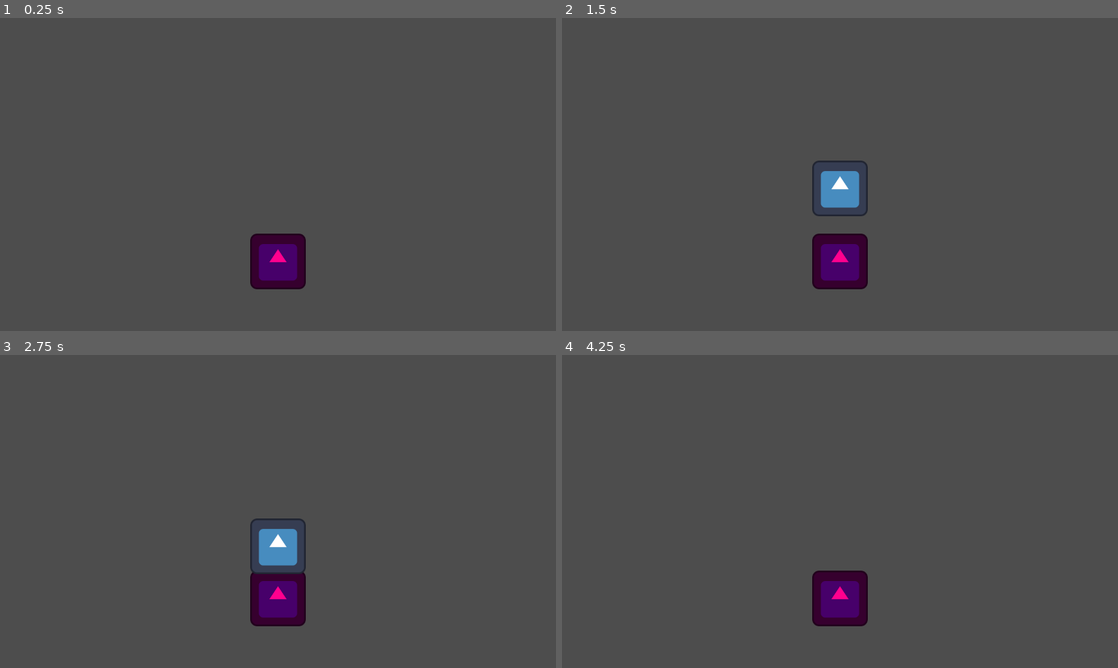
Above: before the commit, frames 1-4 (two rows, left to right).
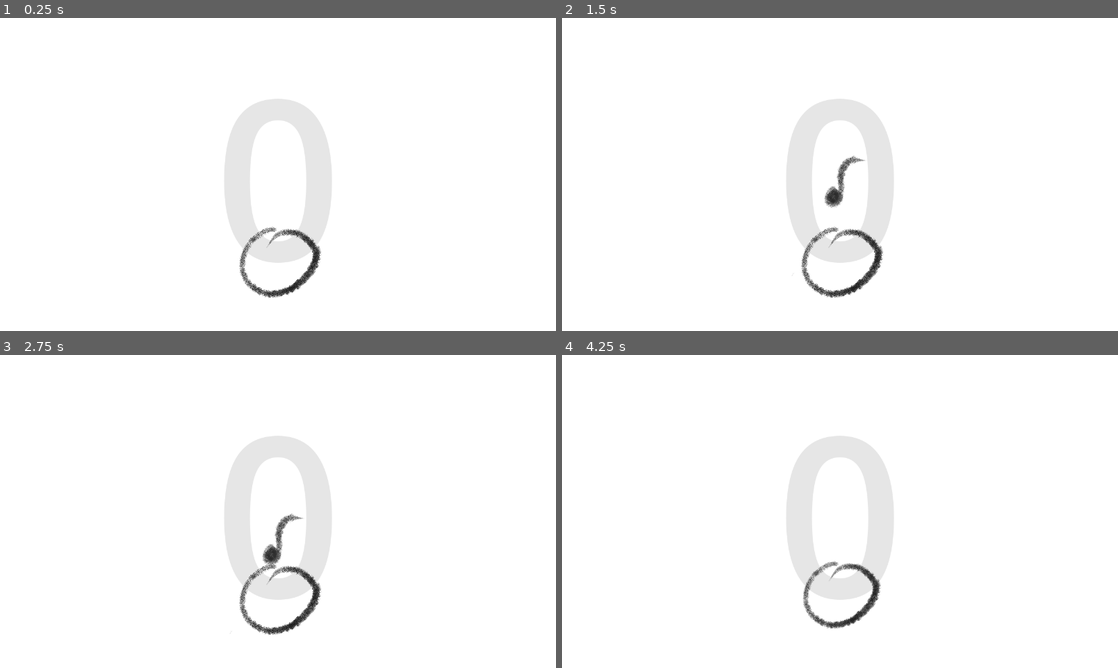
Above: after the commit, the same moments.

Repository: jdcalvelli/prototype-studio-prompt-10
Game: Godot game, scene res://scenes/main_scene.tscn
Same seed, same stepped clock (60 frames per second), same inputs: the game is played once before the commit and once after it. The engine's default icon, where the game draws it, is replaced by a stand-in: a white triangle on a blue panel in a dark square.
Inputs:
- Up to frame 1 (0.25 s): no input
- Up to frame 2 (1.5 s): no input
- Up to frame 3 (2.75 s): no input
- Up to frame 4 (4.25 s): no input

The runs differ from the first frame. In frame 1, 100% of the frame differs, in the area x 0-100%, y 0-100%; in frame 2, 100%; in frame 3, 100%; in frame 4, 100%.

Commit message:
adding new sprites, some added juice and score

Diff:
--- a/prefabs/test_object.gd
+++ b/prefabs/test_object.gd
@@ -1,6 +1,4 @@
 extends Sprite2D
-
-var timeCreated:float
 
 func _ready():
 	var tween = create_tween()
--- a/prefabs/test_object.tscn
+++ b/prefabs/test_object.tscn
@@ -1,9 +1,10 @@
 [gd_scene load_steps=3 format=3 uid="uid://bjas6p8iwa3uk"]
 
-[ext_resource type="Texture2D" uid="uid://dofm6onyjkxok" path="res://icon.svg" id="1_7na80"]
+[ext_resource type="Texture2D" uid="uid://c3a3as3ti4oi" path="res://sprites/note.png" id="1_g8hym"]
 [ext_resource type="Script" path="res://prefabs/test_object.gd" id="2_8ckdc"]
 
 [node name="test_object" type="Sprite2D"]
-position = Vector2(2.08165e-12, -400)
-texture = ExtResource("1_7na80")
+position = Vector2(-31, -400)
+scale = Vector2(1.1, 1.1)
+texture = ExtResource("1_g8hym")
 script = ExtResource("2_8ckdc")
--- a/scenes/main_scene.gd
+++ b/scenes/main_scene.gd
@@ -16,6 +16,8 @@
 var noteObject = preload("res://prefabs/test_object.tscn")
 
 signal clapSuccessful()
+
+var score:int = 0
 
 func _ready():
 	$ExampleAudio.play()
@@ -37,7 +39,6 @@
 			# if the next beat in the array is true
 			if levelArray[nextBeat]:
 				var noteToAdd = noteObject.instantiate()
-				noteToAdd.timeCreated = levelTime
 				add_child(noteToAdd)
 
 			beatCounter += 1
@@ -53,9 +54,13 @@
 			print("within last beat window")
 			# send off some signal?
 			clapSuccessful.emit()
+			score += 1
 		elif levelTime >= nextBeatTime - timingWindow and levelTime <= nextBeatTime:
 			print("within next beat window")
 			# send off some signal?
 			clapSuccessful.emit()
+			score += 1
+
+	$Label.text = str(score)
 
 	levelTime += delta
--- a/scenes/main_scene.tscn
+++ b/scenes/main_scene.tscn
@@ -1,13 +1,18 @@
-[gd_scene load_steps=5 format=3 uid="uid://3potrfx52npy"]
+[gd_scene load_steps=7 format=3 uid="uid://3potrfx52npy"]
 
 [ext_resource type="Script" path="res://scenes/main_scene.gd" id="1_wdwc8"]
 [ext_resource type="AudioStream" uid="uid://bpcg1fxnvjy8n" path="res://audio/PinkPantheress - Nice to meet you (Lyrics) ft. Central Cee.mp3" id="2_6nc35"]
-[ext_resource type="Texture2D" uid="uid://dofm6onyjkxok" path="res://icon.svg" id="3_eb1c8"]
+[ext_resource type="Texture2D" uid="uid://83qiy7nlggbg" path="res://sprites/circle.png" id="4_o24nc"]
+[ext_resource type="Texture2D" uid="uid://c8nivi2veemve" path="res://sprites/background.png" id="4_wf7vp"]
+[ext_resource type="Script" path="res://scripts/test_end.gd" id="5_dg1mi"]
 
 [sub_resource type="AudioStreamMicrophone" id="AudioStreamMicrophone_wg5jp"]
 
 [node name="main_scene" type="Node2D"]
 script = ExtResource("1_wdwc8")
+
+[node name="background" type="Sprite2D" parent="."]
+texture = ExtResource("4_wf7vp")
 
 [node name="mic_input" type="AudioStreamPlayer" parent="."]
 stream = SubResource("AudioStreamMicrophone_wg5jp")
@@ -18,8 +23,23 @@
 stream = ExtResource("2_6nc35")
 
 [node name="test_end" type="Sprite2D" parent="."]
-self_modulate = Color(1, 0, 0.556863, 1)
-position = Vector2(2.08165e-12, 200)
-texture = ExtResource("3_eb1c8")
+position = Vector2(-13, 2.08165e-12)
+texture = ExtResource("4_o24nc")
+script = ExtResource("5_dg1mi")
+
+[node name="Label" type="Label" parent="."]
+anchors_preset = 15
+anchor_right = 1.0
+anchor_bottom = 1.0
+offset_left = -640.0
+offset_top = -350.0
+offset_right = 640.0
+offset_bottom = 351.0
+grow_horizontal = 2
+grow_vertical = 2
+theme_override_colors/font_color = Color(0, 0, 0, 0.0980392)
+theme_override_font_sizes/font_size = 512
+text = "0"
+horizontal_alignment = 1
 
 [node name="Camera2D" type="Camera2D" parent="."]
--- /dev/null
+++ b/scripts/test_end.gd
@@ -0,0 +1,19 @@
+extends Sprite2D
+
+
+# Called when the node enters the scene tree for the first time.
+func _ready():
+	BeatManager.beatTimer.timeout.connect(
+		func():
+			var tween = create_tween()
+			tween.tween_property(
+				self,
+				"scale",
+				Vector2(0.95, 0.95),
+				BeatManager.beatDuration / 2
+			)
+			tween.tween_callback(
+				func():
+					self.scale = Vector2(1,1)
+			)
+	)
Binary file added: sprites/background.png
Not shown, added: sprites/background.png.import
Binary file added: sprites/circle.png
Not shown, added: sprites/circle.png.import
Binary file added: sprites/note.png
Not shown, added: sprites/note.png.import
Not shown, changed: .gitignore
